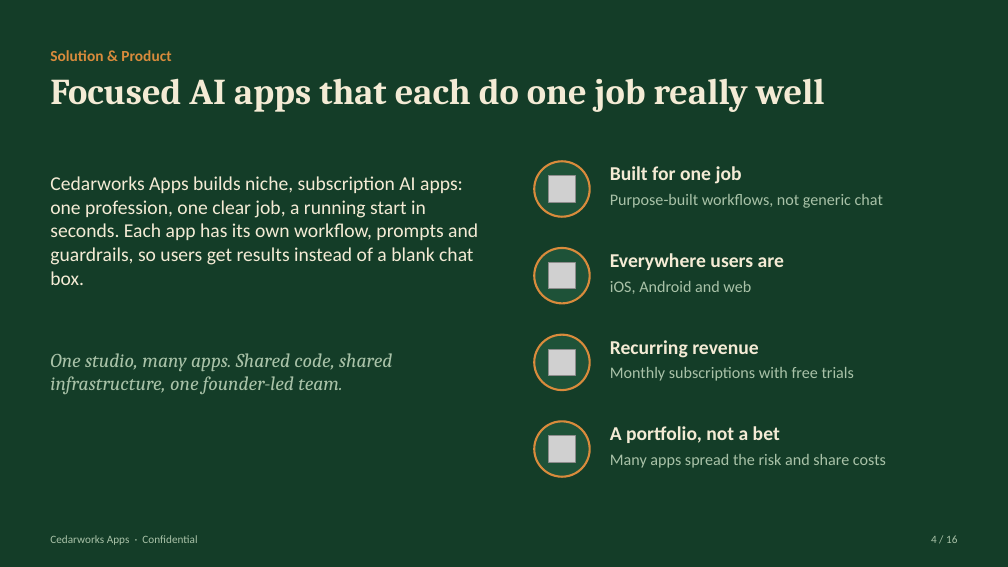
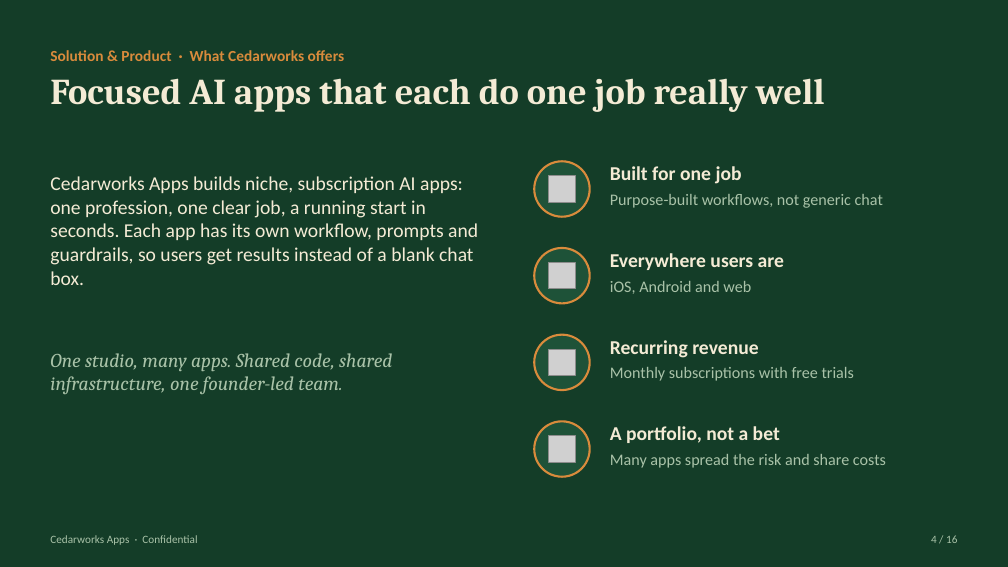
Before and after one commit to Pastorai1/Cedarworksapps, a slide deck: slide 4 of pitch-deck/Cedarworks-Apps-Pitch-Deck.pptx. Drawn at 1008x567 pixels with LibreOffice and Linux fonts; fonts in the diff are those of the drawing; grey boxes stand for pictures. Boxes give left, top, right and bottom in pixels: in the first picture for what was removed or moved away, otherwise in the second. Text is boxed around its words. In the diff, an @@ line names an element or a change of style, - is before the commit and + after.

```diff
--- a/pitch-deck/Cedarworks-Apps-Pitch-Deck.pptx
+++ b/pitch-deck/Cedarworks-Apps-Pitch-Deck.pptx
@@ text at (x1=50, y1=50, x2=345, y2=61): text changed @@
-Solution & Product
+Solution & Product · What Cedarworks offers
```
Also in this commit, not shown: 5 other slides changed, 3 other files.
